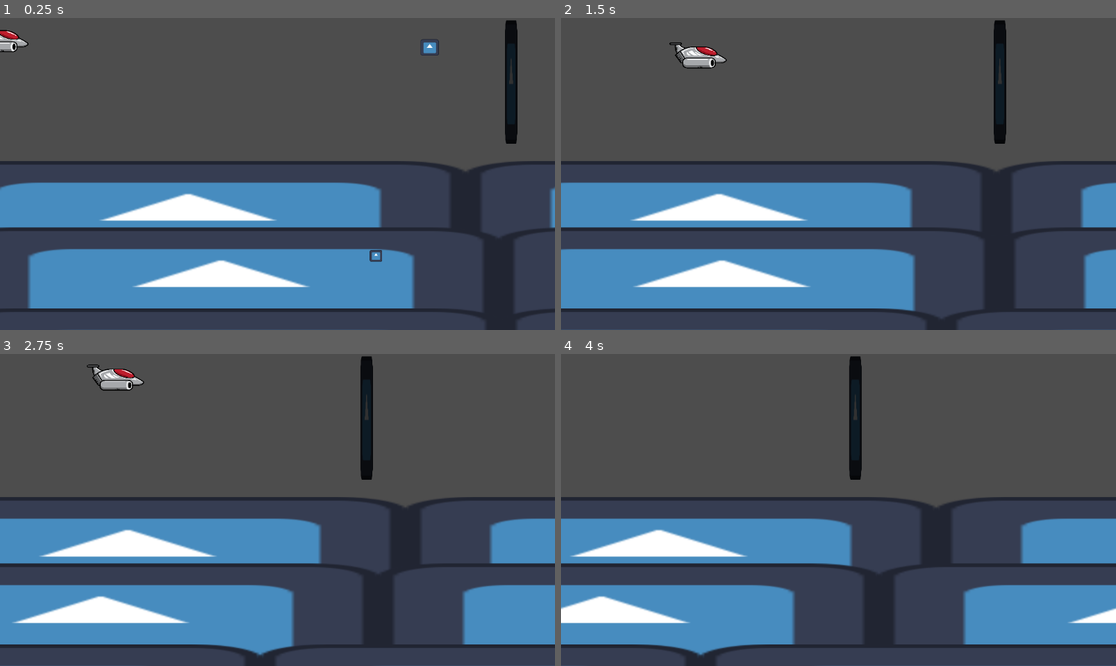
Above: before the commit, frames 1-4 (two rows, left to right).
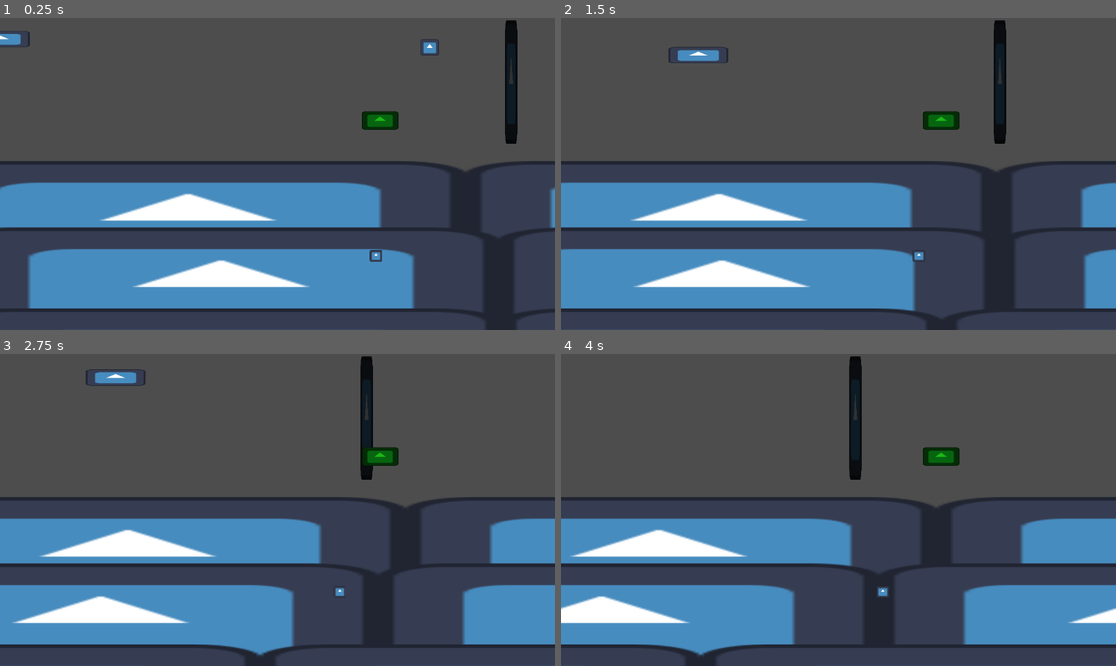
Above: after the commit, the same moments.

Repository: Ikkisoad/Godot-WIld-Jam-65
Game: Godot game, scene res://Scenes/main.tscn
Two runs of this game, one before a commit and one after it. Both use one fixed random seed, a clock stepped at 60 frames per second and the inputs below. The engine's default icon, where the game draws it, is replaced by a stand-in: a white triangle on a blue panel in a dark square.
Inputs:
- Up to frame 1 (0.25 s): no input
- Up to frame 2 (1.5 s): hold Space (release) 0.53-1.28 s; hold Right (right) from 0.53 s (still down); tap Up (up) at 0.77, 0.8, 1.07, 1.35 s
- Up to frame 3 (2.75 s): tap Up (up) at 1.52, 1.82, 2.3 s; tap Space (release) at 1.55 s; release Right (right) at 2.03 s; hold Left (left) from 2.03 s (still down); hold Space (release) from 2.03 s (still down)
- Up to frame 4 (4 s): release Left (left) at 2.78 s; release Space (release) at 2.78 s; hold Right (right) from 2.78 s (still down); tap Space (release) at 2.85 s; tap Up (up) at 3.02, 3.32 s; hold Up (up) from 3.53 s (still down)

The runs differ from the first frame. In frame 1, 0.7% of the frame differs, in the area x 0-72%, y 3-36%; in frame 2, 1.0%, in the area x 19-72%, y 7-79%; in frame 3, 1.0%; in frame 4, 0.5%.
Error after the commit: Attempt to call function 'is_stopped' in base 'null instance' on a null instance. (res://Scenes/PlayerCharacterBody2D.gd:22)

Commit message:
PackageReceptor
Creating the packageReceptor for the packages that are dropped from the plane

Diff:
--- /dev/null
+++ b/Scenes/PackageReceptor.gd
@@ -0,0 +1,7 @@
+extends Area2D
+
+const PACKAGE_GP_NAME = "Package"
+
+func _on_body_entered(body: Node2D) -> void:
+	if body.is_in_group(PACKAGE_GP_NAME):
+		body.DestroyPackage()
--- /dev/null
+++ b/Scenes/PackageReceptor.tscn
@@ -0,0 +1,23 @@
+[gd_scene load_steps=4 format=3 uid="uid://b7aufiipletp3"]
+
+[ext_resource type="Texture2D" uid="uid://dnqeu2nvirwex" path="res://icon.svg" id="1_5d7gc"]
+[ext_resource type="Script" path="res://Scenes/PackageReceptor.gd" id="1_l1oh7"]
+
+[sub_resource type="RectangleShape2D" id="RectangleShape2D_tf72i"]
+size = Vector2(36, 37)
+
+[node name="PackageReceptor" type="Area2D"]
+scale = Vector2(2, 1)
+script = ExtResource("1_l1oh7")
+
+[node name="ReceptorSprite" type="Sprite2D" parent="."]
+modulate = Color(0.105882, 0.721569, 0.0862745, 1)
+scale = Vector2(0.3, 0.3)
+texture = ExtResource("1_5d7gc")
+
+[node name="ReceptorShape2D" type="CollisionShape2D" parent="."]
+position = Vector2(0, -1.5)
+shape = SubResource("RectangleShape2D_tf72i")
+
+[connection signal="area_entered" from="." to="." method="_on_area_entered"]
+[connection signal="body_entered" from="." to="." method="_on_body_entered"]
--- a/Scenes/main.tscn
+++ b/Scenes/main.tscn
@@ -1,10 +1,11 @@
-[gd_scene load_steps=6 format=3 uid="uid://xc8t6u507cqd"]
+[gd_scene load_steps=7 format=3 uid="uid://xc8t6u507cqd"]
 
 [ext_resource type="PackedScene" uid="uid://cqtrdkxlpceen" path="res://Scenes/player.tscn" id="1_r6k3x"]
 [ext_resource type="PackedScene" uid="uid://divsfyh5qki2a" path="res://Scenes/package.tscn" id="2_5sxe3"]
 [ext_resource type="PackedScene" uid="uid://biu65rj6tid0f" path="res://Scenes/paralax_background_1.tscn" id="3_lo5e1"]
 [ext_resource type="PackedScene" uid="uid://rcxwkai6mlla" path="res://Scenes/released_pakcage.tscn" id="4_iqu02"]
 [ext_resource type="PackedScene" uid="uid://scblduqim57u" path="res://Scenes/obstacle_area.tscn" id="5_mf4rs"]
+[ext_resource type="PackedScene" uid="uid://b7aufiipletp3" path="res://Scenes/PackageReceptor.tscn" id="6_itoak"]
 
 [node name="Main" type="Node2D"]
 
@@ -20,3 +21,6 @@
 
 [node name="ObjectArea" parent="." instance=ExtResource("5_mf4rs")]
 position = Vector2(1089, 133)
+
+[node name="PackageReceptor" parent="." instance=ExtResource("6_itoak")]
+position = Vector2(789, 213)
--- a/Scenes/player.tscn
+++ b/Scenes/player.tscn
@@ -1,13 +1,13 @@
 [gd_scene load_steps=5 format=3 uid="uid://cqtrdkxlpceen"]
 
 [ext_resource type="Script" path="res://Scenes/PlayerCharacterBody2D.gd" id="1_0uhlm"]
-[ext_resource type="Texture2D" uid="uid://bxgii7b0bi06n" path="res://Sprites/airship.png" id="2_xsp2w"]
+[ext_resource type="Texture2D" uid="uid://dnqeu2nvirwex" path="res://icon.svg" id="1_bquey"]
 
 [sub_resource type="SpriteFrames" id="SpriteFrames_bgufg"]
 animations = [{
 "frames": [{
 "duration": 1.0,
-"texture": ExtResource("2_xsp2w")
+"texture": ExtResource("1_bquey")
 }],
 "loop": true,
 "name": &"default",
@@ -24,12 +24,9 @@
 
 [node name="AnimatedSprite2D" type="AnimatedSprite2D" parent="CharacterBody2D"]
 position = Vector2(0, -3)
-scale = Vector2(0.155, 0.127932)
+scale = Vector2(0.96875, 0.265625)
 sprite_frames = SubResource("SpriteFrames_bgufg")
 
 [node name="CollisionShape2D" type="CollisionShape2D" parent="CharacterBody2D"]
 position = Vector2(2, -3)
 shape = SubResource("RectangleShape2D_pupwq")
-
-[node name="Timer" type="Timer" parent="CharacterBody2D"]
-one_shot = true
--- a/Scenes/rePackageRigidBody2D.gd
+++ b/Scenes/rePackageRigidBody2D.gd
@@ -9,3 +9,7 @@
 # Called every frame. 'delta' is the elapsed time since the previous frame.
 func _process(delta):
 	pass
+
+func DestroyPackage():
+	print("The package has been collected")
+	queue_free()
--- a/Scenes/released_pakcage.tscn
+++ b/Scenes/released_pakcage.tscn
@@ -16,14 +16,12 @@
 "speed": 5.0
 }]
 
-[node name="ReleasedPakcage" type="Node2D"]
-
-[node name="RigidBody2D" type="RigidBody2D" parent="."]
+[node name="RigidBody2D" type="RigidBody2D" groups=["Package"]]
 script = ExtResource("1_os7ps")
 
-[node name="CollisionShape2D" type="CollisionShape2D" parent="RigidBody2D"]
+[node name="CollisionShape2D" type="CollisionShape2D" parent="."]
 shape = SubResource("RectangleShape2D_isxi5")
 
-[node name="AnimatedSprite2D" type="AnimatedSprite2D" parent="RigidBody2D"]
+[node name="AnimatedSprite2D" type="AnimatedSprite2D" parent="."]
 scale = Vector2(0.296875, 0.265625)
 sprite_frames = SubResource("SpriteFrames_ojt4f")
